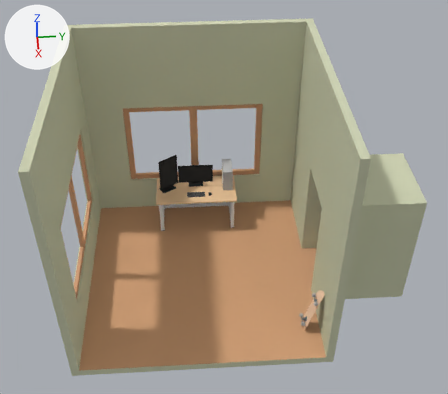
One commit to the Blender file Blender/Portfolio_023.blend: the scene before it, then after it.
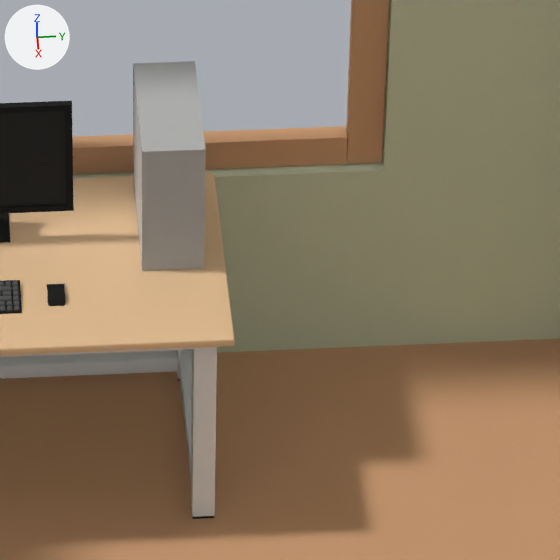
There are two pictures of each version: one whole from a camera (50 mm lens) standing at (3.995, -0.027, 4.222) and looking at (0.002, 0.225, 0.91), one close up on the part from 45% to 64% of the width and 38% to 59% of the height. Arrows for +X, +Y and +Z are at upper left; the lights stay in place.

In view in the first close-up: 'ComputerCase', 'ComputerCaseGlass', 'Desk', 'Monitor', 'Screen', 'Walls', 'Window'.
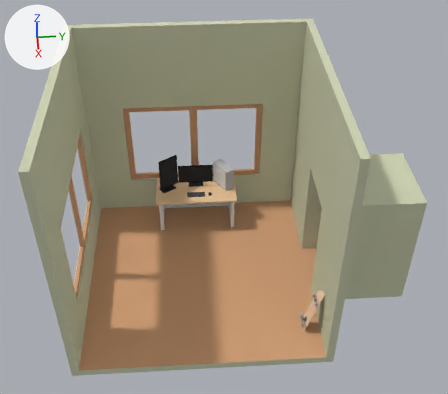
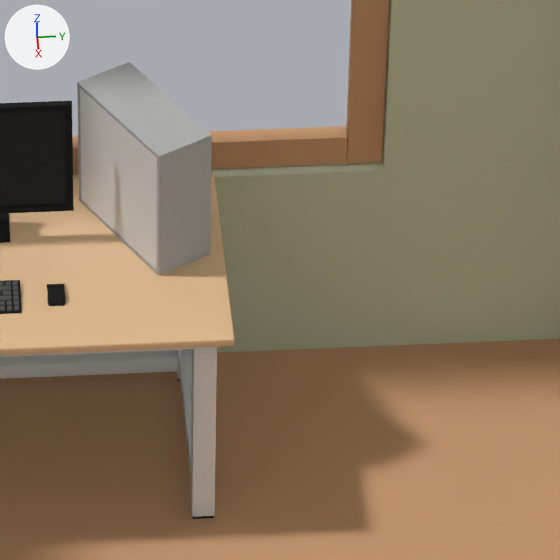
What differs and where, as boxes [x1, y1, x2, y2] in the close-ups (560 x 560 px):
'ComputerCase', moved, turned: before [133, 61, 206, 271]; after [77, 62, 212, 276]
'ComputerCaseGlass', moved, turned: before [134, 81, 142, 258]; after [80, 88, 157, 269]

The edits, one by one:
Object 'ComputerCase' (ob_computercase) moves from (-0.855, 0.311, 0.373) to (-0.851, 0.274, 0.373).
Object 'ComputerCase' (ob_computercase) turns from (0, 0, 0) to (0, 0, 30) degrees about x, y and z.
Object 'ComputerCaseGlass' (ob_computercaseglass) moves from (-0.862, 0.265, 0.504) to (-0.834, 0.23, 0.504).
Object 'ComputerCaseGlass' (ob_computercaseglass) turns from (0, 0, 0) to (0, 0, 30) degrees about x, y and z.
